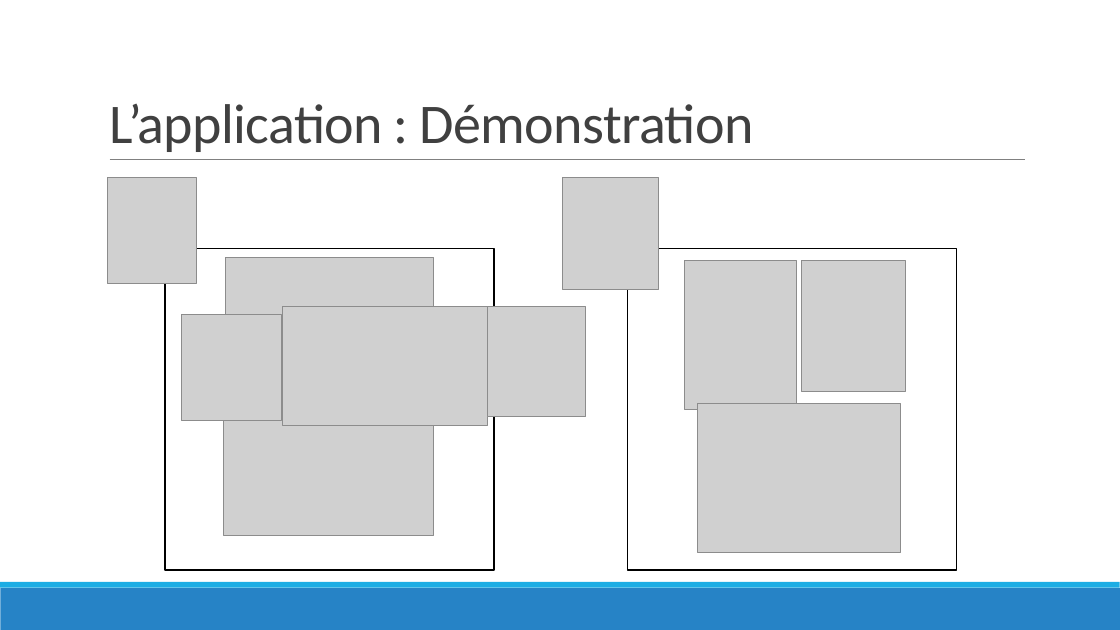
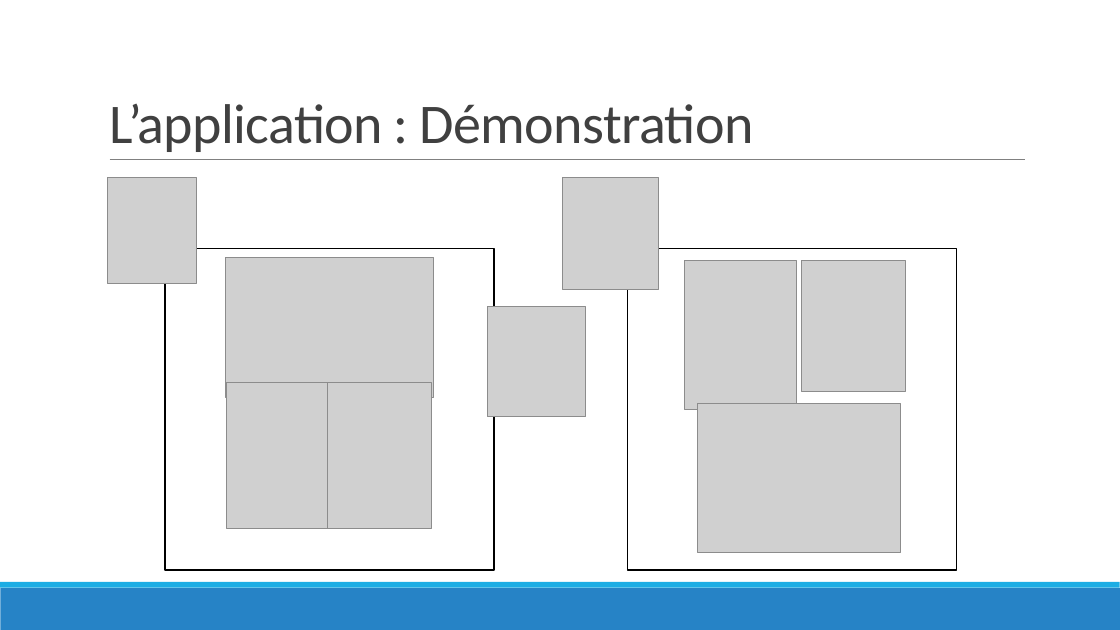
Before and after one commit to cenotapHe/OpenFoodFacts, a slide deck: slide 11 of Livrable/Présentation P5 - Utilisez les données publiques de l'OpenFoodFacts.pptm. Drawn at 1120x630 pixels with LibreOffice and Linux fonts; fonts in the diff are those of the drawing; grey boxes stand for pictures. Boxes give left, top, right and bottom in pixels: in the first picture for what was removed or moved away, otherwise in the second. Text is boxed around its words. In the diff, an @@ line names an element or a change of style, - is before the commit and + after.

```diff
--- a/Livrable/Présentation P5 - Utilisez les données publiques de l'OpenFoodFacts.pptm
+++ b/Livrable/Présentation P5 - Utilisez les données publiques de l'OpenFoodFacts.pptm
@@ picture removed at [181, 314, 281, 420] @@
@@ picture removed at [282, 307, 487, 426] @@
@@ picture added at [226, 383, 328, 528] @@
@@ picture added at [328, 383, 432, 528] @@
@@ picture removed at [223, 390, 434, 535] @@
```
Also in this commit, not shown: 1 other slide changed.
